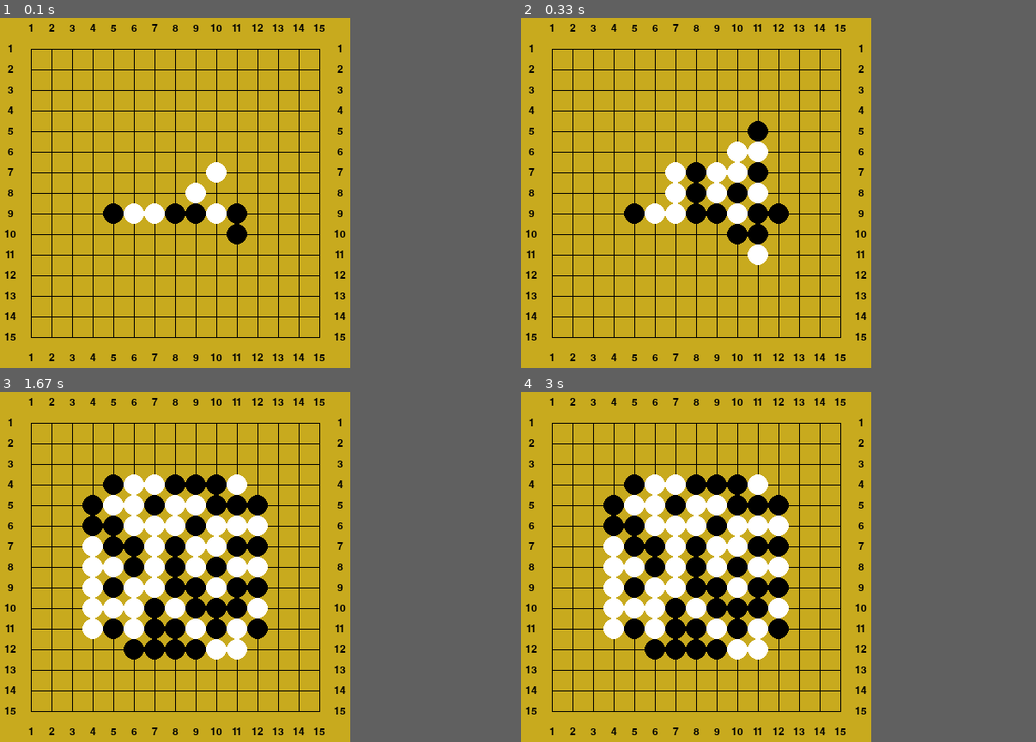
Above: before the commit, frames 1-4 (two rows, left to right).
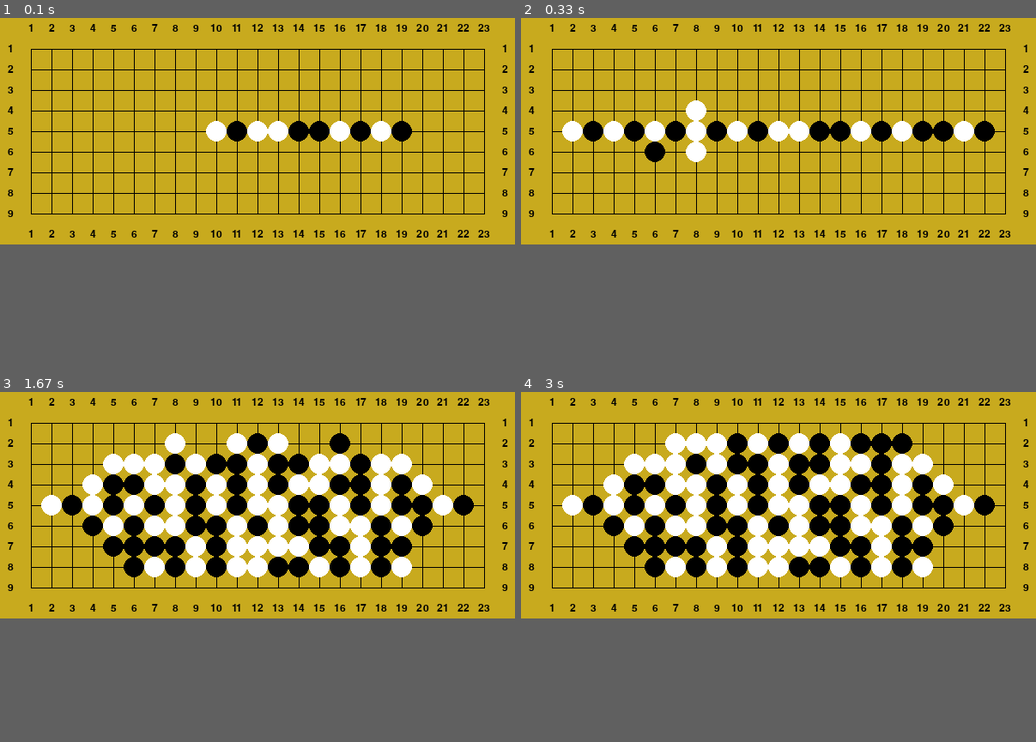
Above: after the commit, the same moments.

Repository: decjimmy/GoMuko-CNMHackerspace
Game: pygame game, started from GoMoku/PygameUI.py
The game is run twice, just before and just after one commit, with the same random seed, the same clock (stepped at 60 frames per second) and the same inputs.
Inputs:
- Up to frame 1 (0.1 s): no input
- Up to frame 2 (0.33 s): no input
- Up to frame 3 (1.67 s): no input
- Up to frame 4 (3 s): no input
In our replay, the window is 408x408 before the commit and 600x264 after it. These sizes can differ from the game's own. Grey fills any space a smaller window leaves; there, only what the larger window draws over its background counts as a difference.

The runs differ from the first frame. In frame 1, 7.8% of the frame differs, in the area x 0-99%, y 1-99%; in frame 2, 12%; in frame 3, 24%; in frame 4, 25%.

Commit message:
draw_board:   correct drawing of boards with different height and width

Diff:
--- a/GoMoku/PygameUI.py
+++ b/GoMoku/PygameUI.py
@@ -41,7 +41,7 @@
 			label_rect = row_label.get_rect()
 			label_rect.center = (self.tile_size//2, int((y+1.5)*self.tile_size))
 			self.screen.blit(row_label, label_rect)
-			label_rect.center = (self.height - self.tile_size//2, int((y+1.5)*self.tile_size))
+			label_rect.center = (self.width - self.tile_size//2, int((y+1.5)*self.tile_size))
 			self.screen.blit(row_label, label_rect)
 			pygame.draw.line(self.screen, (0,0,0),
 					(int(1.5*self.tile_size), int((y+1.5)*self.tile_size)),
@@ -50,10 +50,10 @@
 		board = self.game.game_board()
 		for x in range(self.game.width):
 			for y in range(self.game.height):
-				if(board[x][y] == 0):
+				if(board[y][x] == 0):
 					continue
 				else:
-					if board[x][y] == 1:
+					if board[y][x] == 1:
 						piece_color = (0,0,0,)
 					else:
 						piece_color = (255,255,255)
@@ -79,6 +79,6 @@
 
 
 if __name__ == "__main__":
-	game = game_engine()
+	game = game_engine(23,9)
 	UI = PygameUI(game)
 	UI.run()
